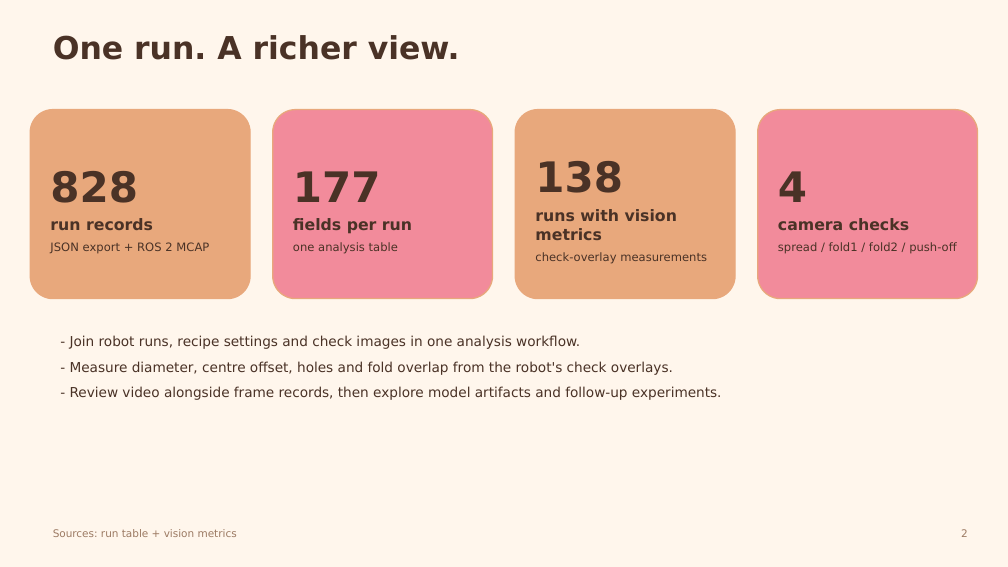
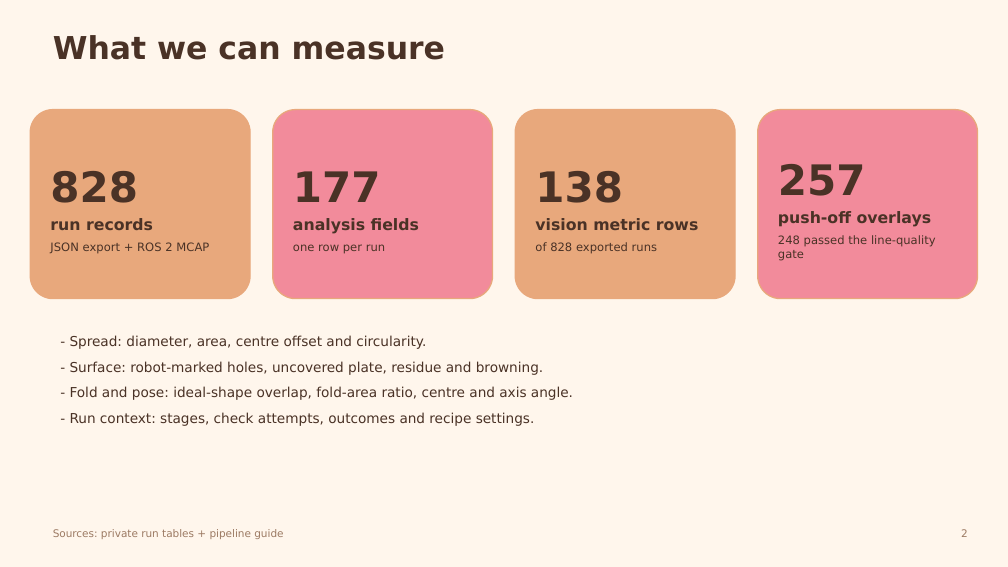
Before and after one commit to leonardoAB1/maus-crepe-insights, a slide deck: slide 2 of assets/pitch/pitch-deck.pptx. Drawn at 1008x567 pixels with LibreOffice and Linux fonts; fonts in the diff are those of the drawing. Boxes give left, top, right and bottom in pixels: in the first picture for what was removed or moved away, otherwise in the second. Text is boxed around its words. In the diff, an @@ line names an element or a change of style, - is before the commit and + after.

Commit message:
style: present project measurement and model metrics (#215)

```diff
--- a/assets/pitch/pitch-deck.pptx
+++ b/assets/pitch/pitch-deck.pptx
@@ text at box(53, 35, 445, 60): text changed @@
-One run. A richer view.
+What we can measure
@@ text in rounded rectangle at box(778, 164, 936, 261): text changed @@
-4
-camera checks
-spread / fold1 / fold2 / push-off
+257
+push-off overlays
+248 passed the line-quality gate
@@ text in rounded rectangle at box(293, 218, 419, 254): text changed; size 11 to 15 pt; bold on @@
-fields per run
-one analysis table
+analysis fields
+one row per run
@@ text in rounded rectangle at box(535, 218, 698, 254): text changed @@
-runs with vision metrics
-check-overlay measurements
+vision metric rows
+of 828 exported runs
@@ text at box(70, 335, 573, 426): text changed @@
-- Join robot runs, recipe settings and check images in one analysis workflow.
-- Measure diameter, centre offset, holes and fold overlap from the robot's check overlays.
-- Review video alongside frame records, then explore model artifacts and follow-up experiments.
+- Spread: diameter, area, centre offset and circularity.
+- Surface: robot-marked holes, uncovered plate, residue and browning.
+- Fold and pose: ideal-shape overlap, fold-area ratio, centre and axis angle.
+- Run context: stages, check attempts, outcomes and recipe settings.
@@ text at box(53, 529, 283, 539): text changed @@
-Sources: run table + vision metrics
+Sources: private run tables + pipeline guide
```
Also in this commit, not shown: 1 other slide changed, 1 slide added, 1 slide removed, 2 other files.
